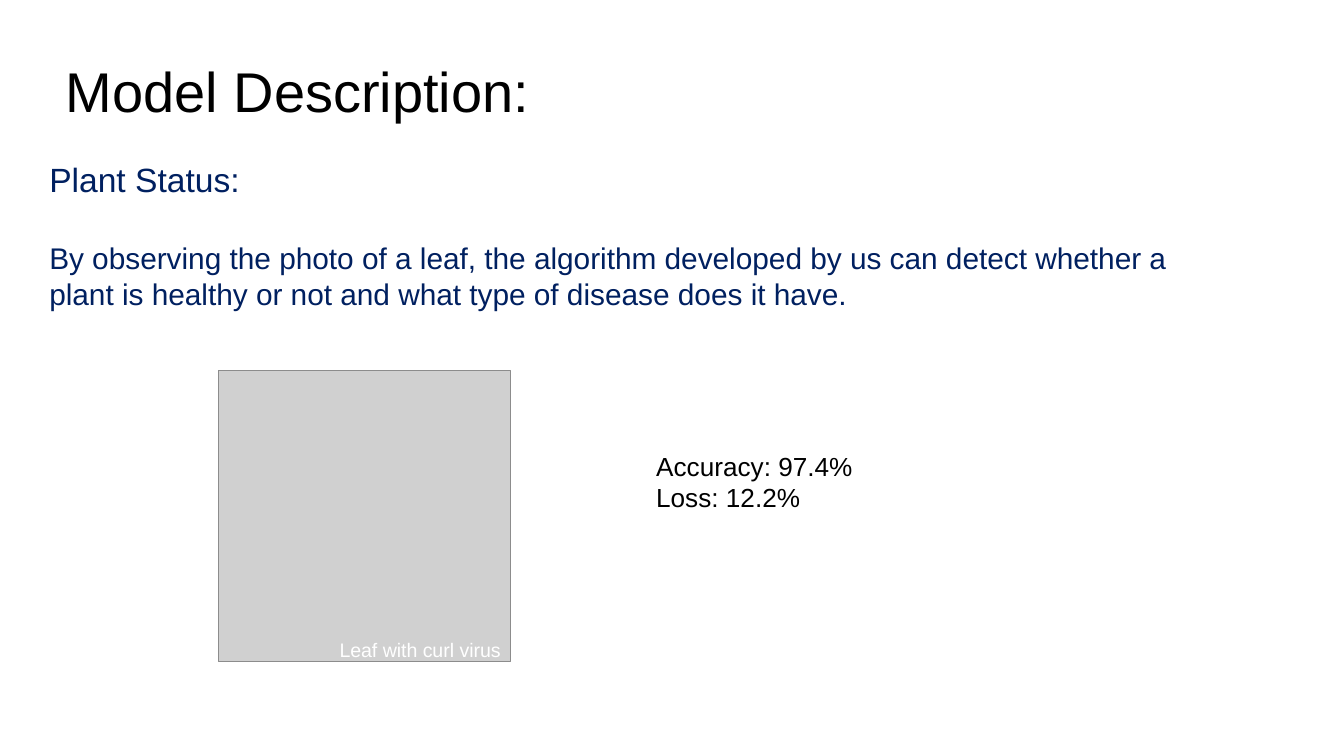
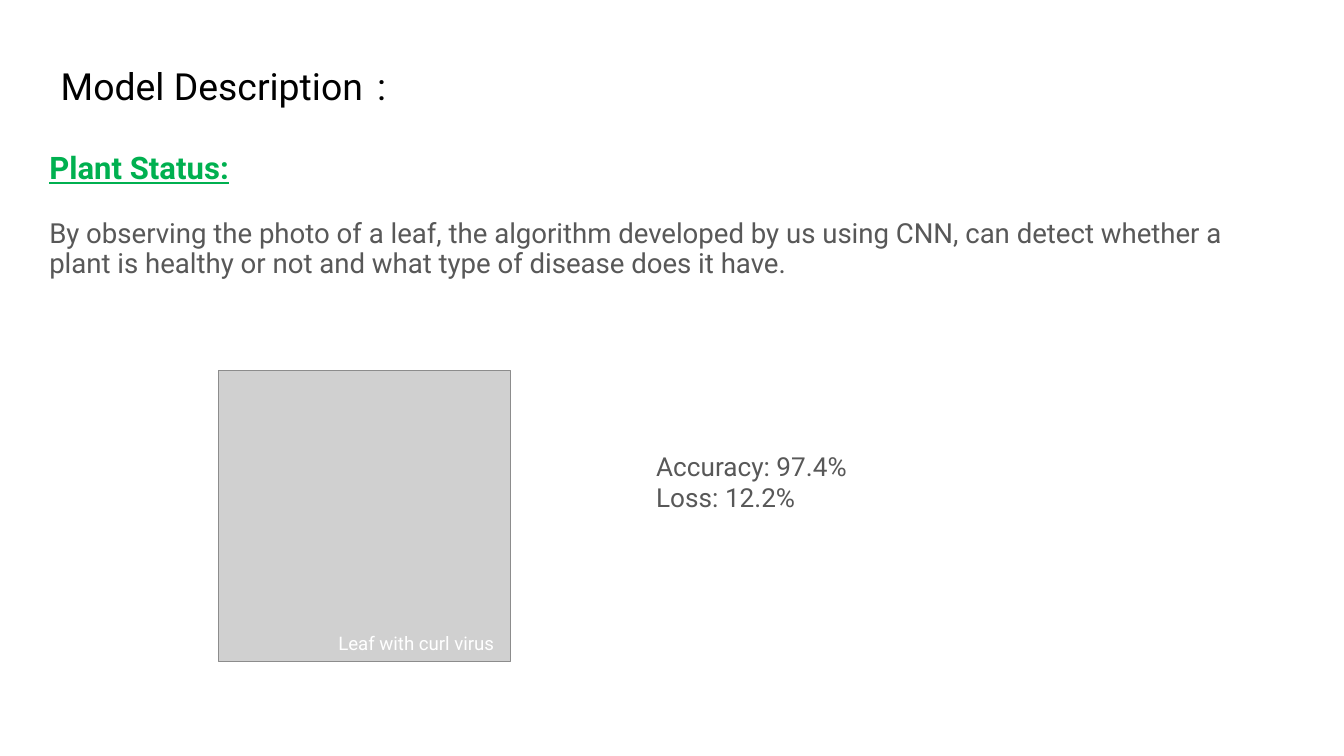
Before and after one commit to harshalplus1/hackmol4.0, a slide deck: slide 7 of HackMoL PPT Format.pptx (slide 6 before the commit). Drawn at 1344x756 pixels with LibreOffice and Linux fonts; fonts in the diff are those of the drawing; grey boxes stand for pictures; background and template pictures are left out. Boxes give left, top, right and bottom in pixels: in the first picture for what was removed or moved away, otherwise in the second. Text is boxed around its words. In the diff, an @@ line names an element or a change of style, - is before the commit and + after.

```diff
--- a/HackMoL PPT Format.pptx
+++ b/HackMoL PPT Format.pptx
@@ title at (61, 72, 363, 108): text changed; size 30 to 20 pt; font Arial to Roboto @@
-Model Description:
+Model Description :
@@ subtitle at (49, 155, 786, 279): size 18 to 16.6 pt, text colour #002060 to #00B050, bold on, underline on in "Plant Status:"; font Arial to Roboto in "Plant Status:", "plant is healthy or not and what ..."; size 16 to 14.8 pt, text colour #002060 to #585858 in "plant is healthy or not and what ..."; line spacing 1 to 0.9 @@
@@ subtitle at (49, 222, 1221, 249): text changed; size 16 to 14.8 pt; font Arial to Roboto; text colour #002060 to #585858 @@
-By observing the photo of a leaf, the algorithm developed by us can detect whether a
+By observing the photo of a leaf, the algorithm developed by us using CNN, can detect whether a
@@ text "Accuracy: 97.4%" at (656, 457, 846, 507): font Arial to Roboto, text colour #000000 to #585858 @@
@@ text "Leaf with curl virus" at (338, 636, 494, 650): size 10.5 to 10 pt, font Arial to Roboto @@
```
Also in this commit, not shown: 9 other slides changed, 2 slides added.
